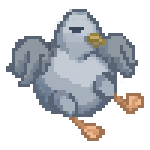
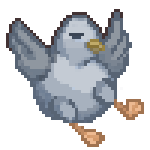
Layers edited between the first and the second 150 x 150 image:
hid "Layer 3" over [6, 9, 144, 141]
added layer "Layer 4" above "Layer 2" over [6, 9, 123, 51]
showed "Layer 2" over [9, 12, 144, 147]
